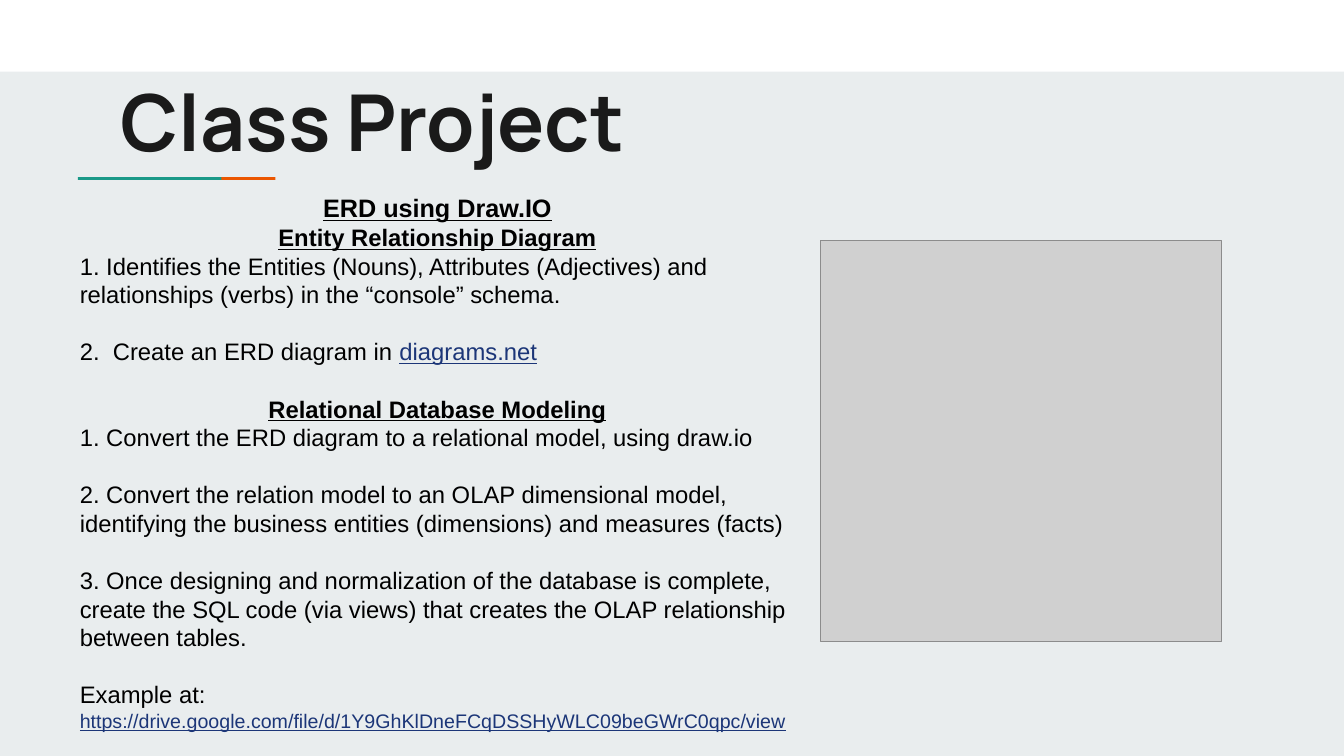
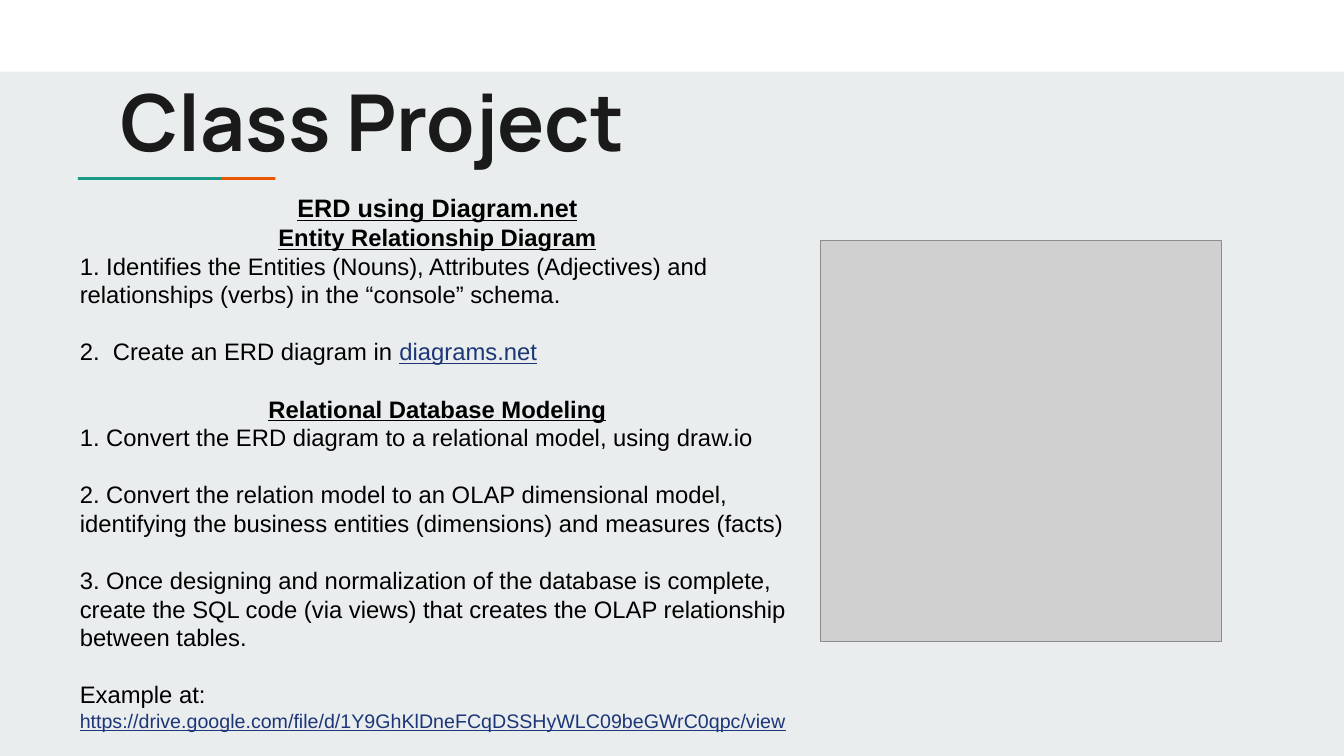
Before and after one commit to jbergmann56/OSDA-DataManipulationAndManagement, a slide deck: slide 15 of Lectures/(6) Database Design - Structuring & Modeling Data.pptx. Drawn at 1344x756 pixels with LibreOffice and Linux fonts; fonts in the diff are those of the drawing; grey boxes stand for pictures. Boxes give left, top, right and bottom in pixels: in the first picture for what was removed or moved away, otherwise in the second. Text is boxed around its words. In the diff, an @@ line names an element or a change of style, - is before the commit and + after.

```diff
--- a/Lectures/(6) Database Design - Structuring & Modeling Data.pptx
+++ b/Lectures/(6) Database Design - Structuring & Modeling Data.pptx
@@ text at (297, 198, 578, 223): text changed @@
-ERD using Draw.IO
+ERD using Diagram.net
```
Also in this commit, not shown: 1 other slide changed, 31 other files.
